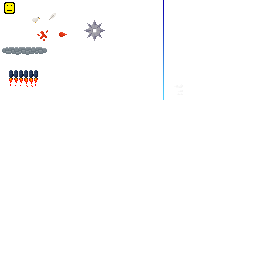
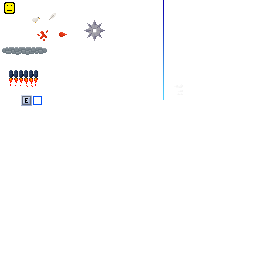
Layers edited between the first and the second (256, 256) image:
painted on "Ebene 2" over [21, 95, 32, 106]
added layer "Ebene 3" above "Ebene 1" over [33, 96, 42, 105]
painted on "Ebene 1" over [21, 95, 32, 106]
